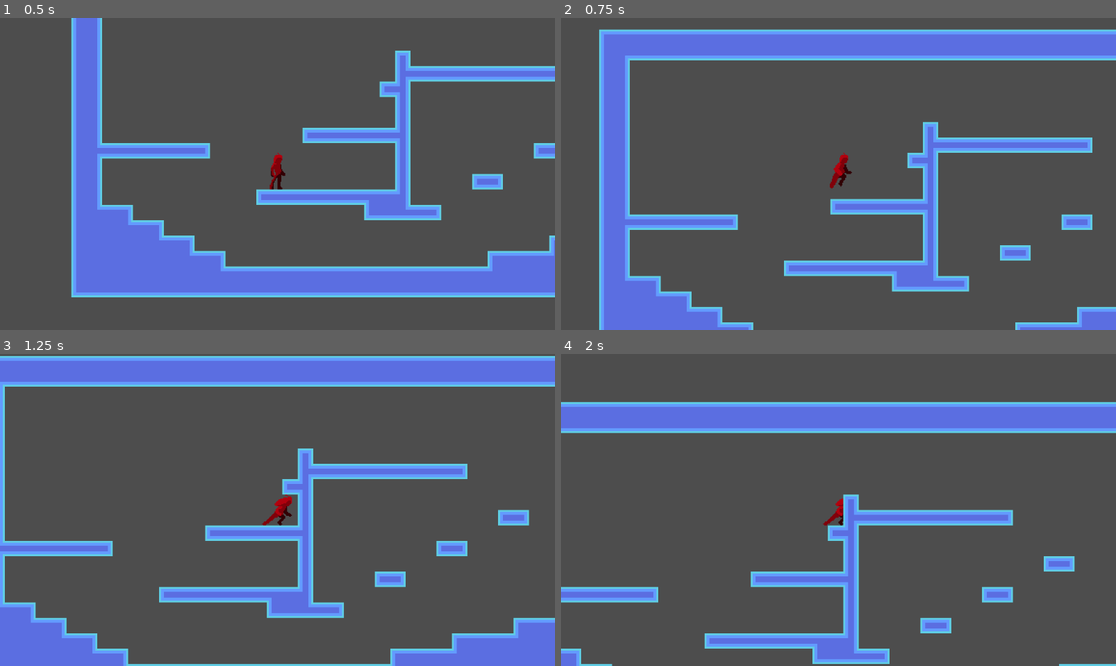
Above: before the commit, frames 1-4 (two rows, left to right).
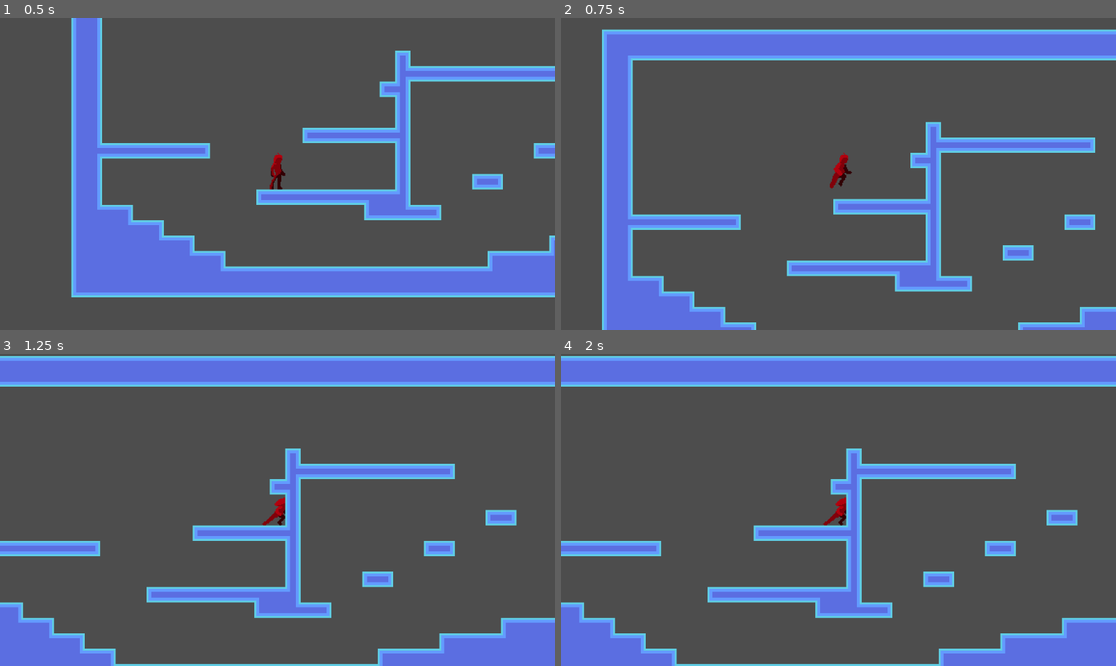
Above: after the commit, the same moments.

Repository: Komixa/Metroid-Godot
Game: Godot game, scene res://World/Scenes/world.tscn
The game is run twice, just before and just after one commit, with the same random seed, the same clock (stepped at 60 frames per second) and the same inputs.
Inputs (mouse positions are in pixels of both pictures, inside the frame that each line leads up to):
- Up to frame 1 (0.5 s): no input
- Up to frame 2 (0.75 s): tap Enter (ui_accept) at 0.5 s; move the mouse to (960, 158) at 0.52 s; hold D (ui_right) from 0.53 s (still down); click (960, 158) at 0.67 s
- Up to frame 3 (1.25 s): keep holding D (ui_right); tap Enter (ui_accept) at 0.77 s
- Up to frame 4 (2 s): keep holding D (ui_right); move the mouse to (727, 525) at 1.27 s; tap Enter (ui_accept) at 1.52 s

Frame 1 is identical in both runs. In frame 2, 4.4% of the frame differs, in the area x 6-97%, y 3-100%; in frame 3, 5.9%; in frame 4, 39%, in the area x 0-100%, y 0-100%.

Commit message:
Update Player.tscn

Diff:
--- a/Player/Scenes/Player.tscn
+++ b/Player/Scenes/Player.tscn
@@ -15,7 +15,7 @@
 [ext_resource type="Texture2D" uid="uid://byu00b5jyv5pn" path="res://Player/Sprites/Idle_Jump_Right.png" id="5_py1jt"]
 
 [sub_resource type="RectangleShape2D" id="RectangleShape2D_6wv03"]
-size = Vector2(12, 34)
+size = Vector2(15, 30)
 
 [sub_resource type="SpriteFrames" id="SpriteFrames_6p67x"]
 animations = [{
@@ -121,12 +121,12 @@
 metadata/_edit_group_ = true
 
 [node name="CollisionShape2D" type="CollisionShape2D" parent="."]
-position = Vector2(-1, -1)
+position = Vector2(0.5, 1)
 shape = SubResource("RectangleShape2D_6wv03")
 
 [node name="Player_Anim" type="AnimatedSprite2D" parent="."]
 sprite_frames = SubResource("SpriteFrames_6p67x")
-animation = &"Fall_Right"
+animation = &"Run_Right"
 
 [node name="Camera2D" type="Camera2D" parent="."]
 zoom = Vector2(2, 2)
